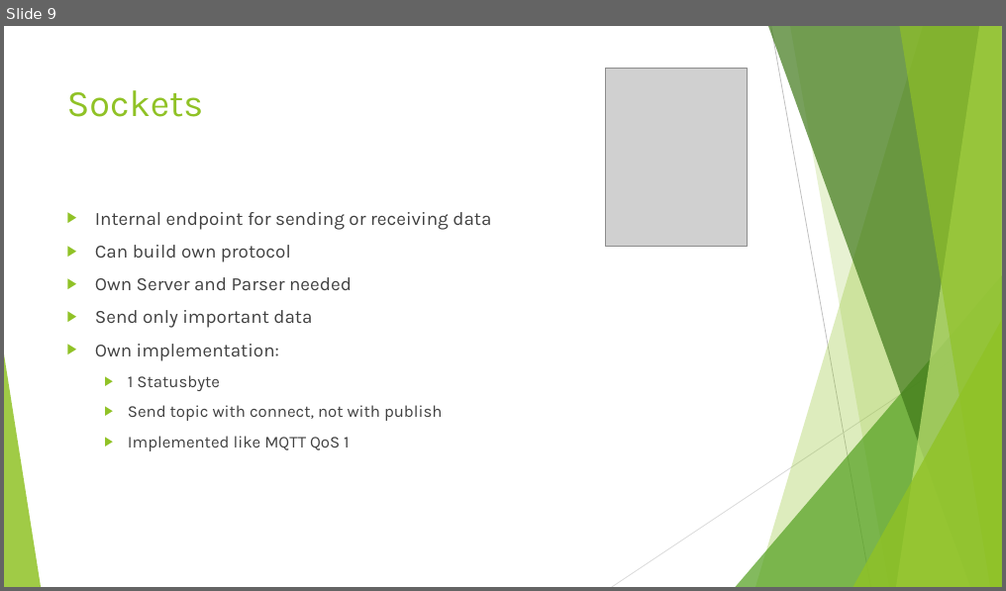
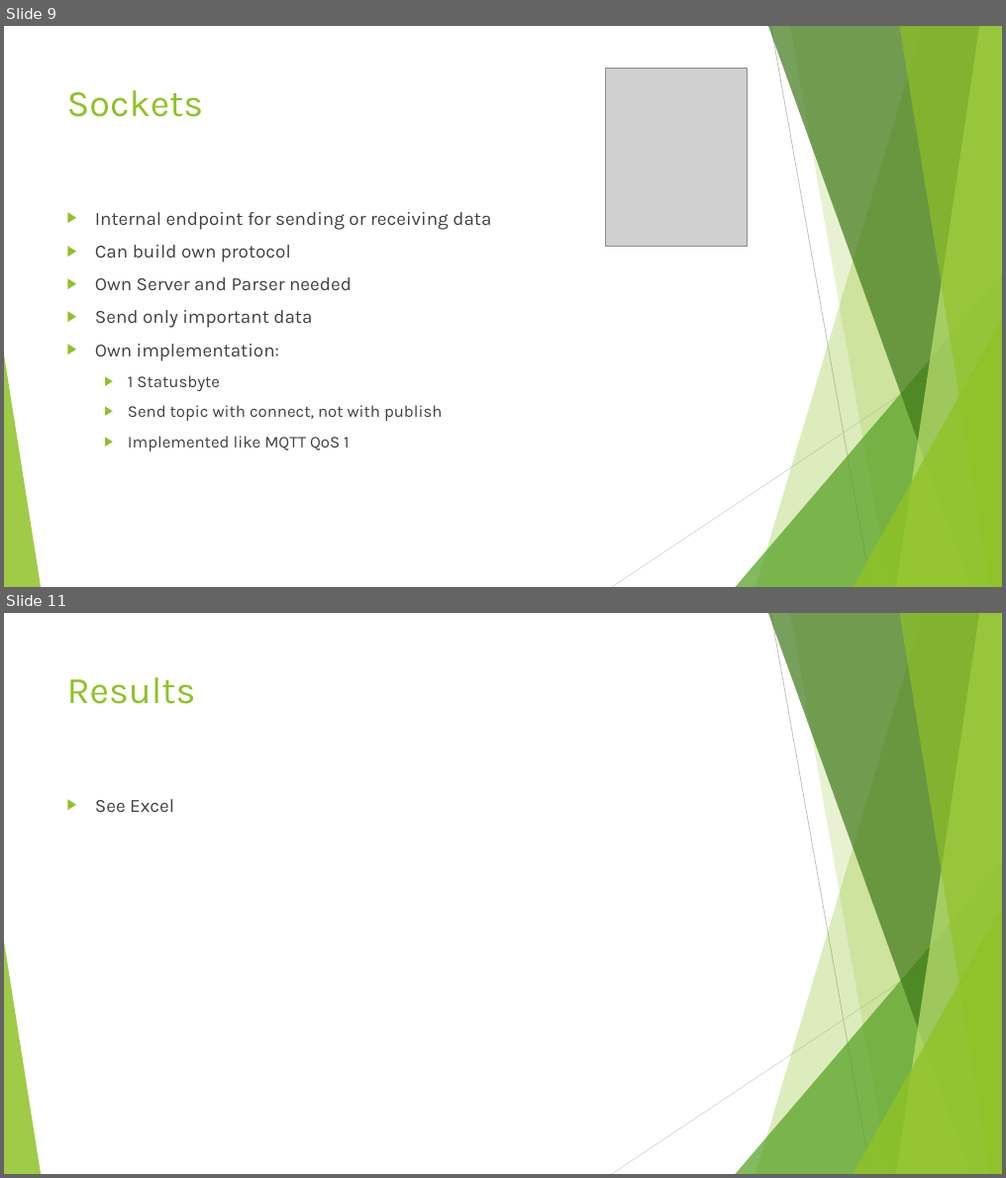
Before and after one commit to simonfink/ma, a slide deck: IoT_Protocols.pptx. Shown one above the other, each under a label of ours: slide 9 before the commit, slides 9 and 11 after it; the slides between them are not shown. The pictures are 1006x591 and 1006x1178 pixels, drawn with LibreOffice and Linux fonts; fonts in the diff are those of the drawing; grey boxes stand for pictures. Boxes give left, top, right and bottom in pixels: in the first picture for what was removed or moved away, otherwise in the second. Text is boxed around its words. In the diff, an @@ line names an element or a change of style, - is before the commit and + after.

Commit message:
update presenattion, excel

```diff
--- a/IoT_Protocols.pptx
+++ b/IoT_Protocols.pptx
@@ slide 11 added at (4,613,1002,1174), background #FFFFFF; not listed: 10 template elements that a slide beside it also shows @@
@@ title added at (67,677,196,704), 36 pt, text #90C226 @@
+Results
@@ text added at (95,799,174,812), 18 pt, text #404040 @@
+▶ See Excel
```
Also in this commit, not shown: 3 slides changed, 2 other slides added, 2 slides removed, 1 other file.
